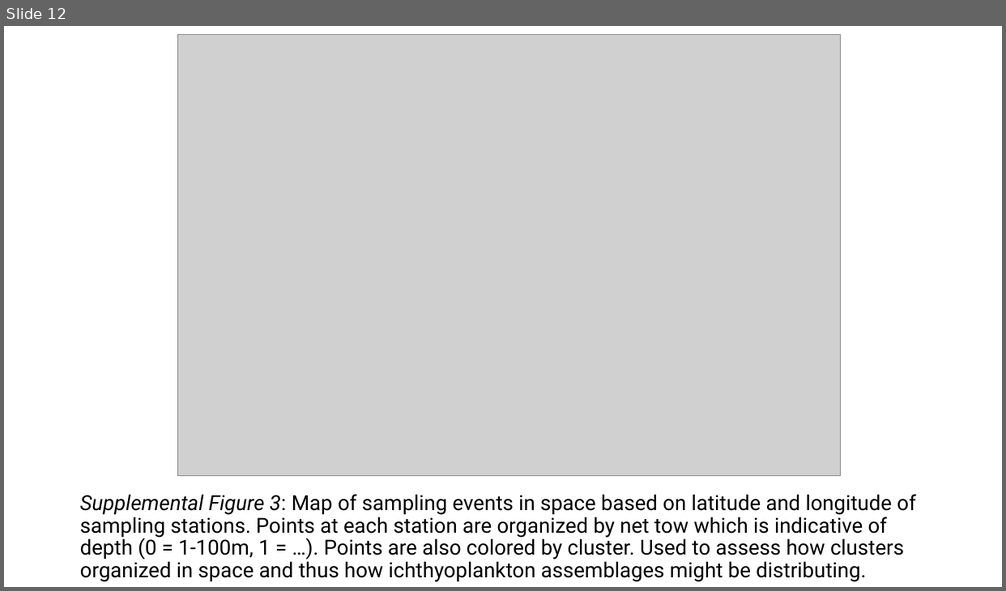
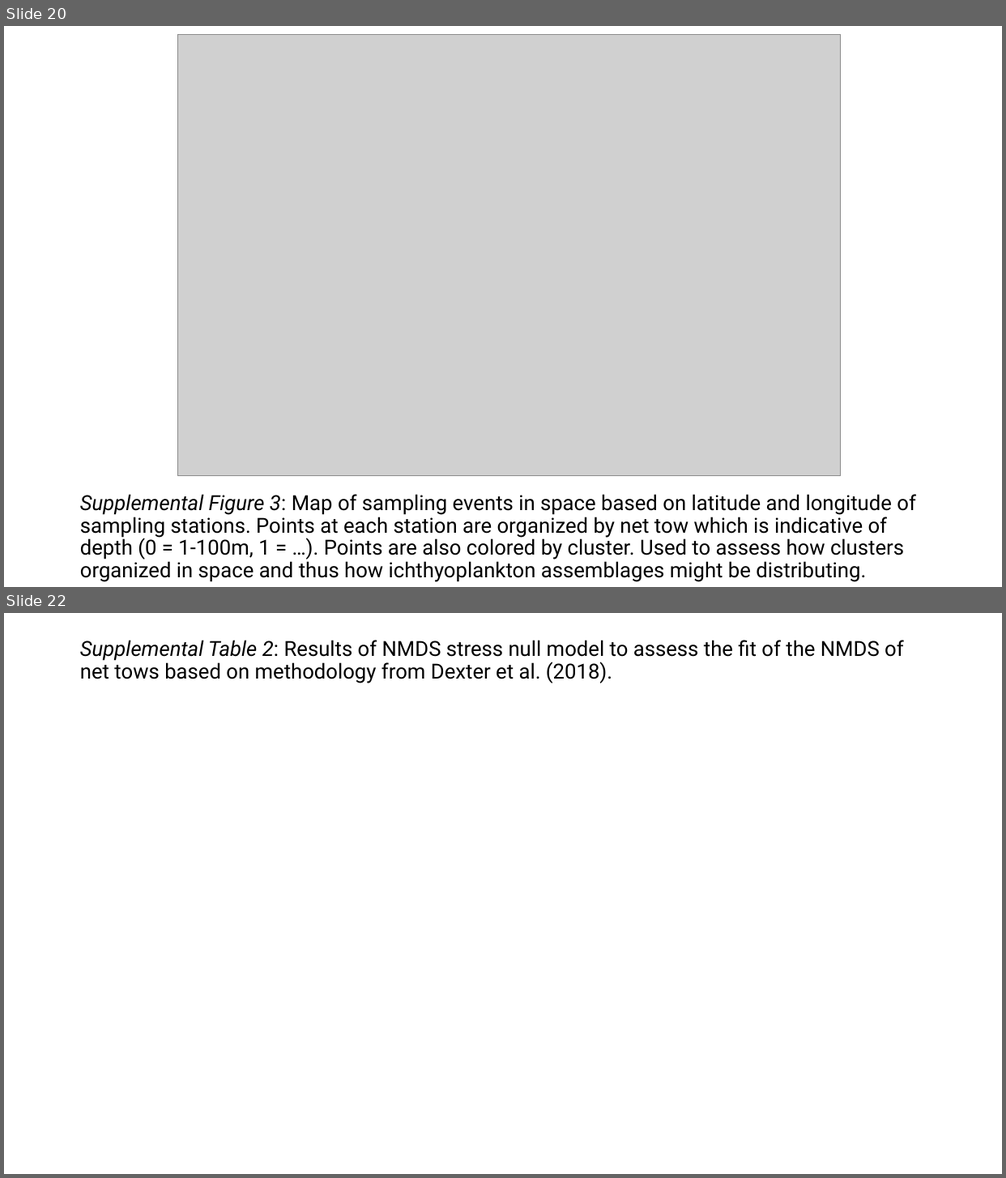
Before and after one commit to LukeABobay/larval-fish-community-analysis, a slide deck: Project Figures and Tables in order.pptx. Shown one above the other, each under a label of ours: slide 12 before the commit, slides 20 and 22 after it; the slides between them are not shown. The pictures are 1006x591 and 1006x1178 pixels, drawn with LibreOffice and Linux fonts; fonts in the diff are those of the drawing; grey boxes stand for pictures. Boxes give left, top, right and bottom in pixels: in the first picture for what was removed or moved away, otherwise in the second. Text is boxed around its words. In the diff, an @@ line names an element or a change of style, - is before the commit and + after.

Commit message:
updates to checklist, outline, and powerpoint based on recent progress

```diff
--- a/Project Figures and Tables in order.pptx
+++ b/Project Figures and Tables in order.pptx
@@ slide 22 added at (4,613,1002,1174), background #FFFFFF @@
@@ title added at (80,640,904,683), 20 pt, text #000000 @@
+Supplemental Table 2: Results of NMDS stress null model to assess the fit of the NMDS of net tows based on methodology from Dexter et al. (2018).
@@ what was slide 12 is now slide 20 @@
```
Also in this commit, not shown: 1 slide changed, 12 other slides added, 1 other file.
